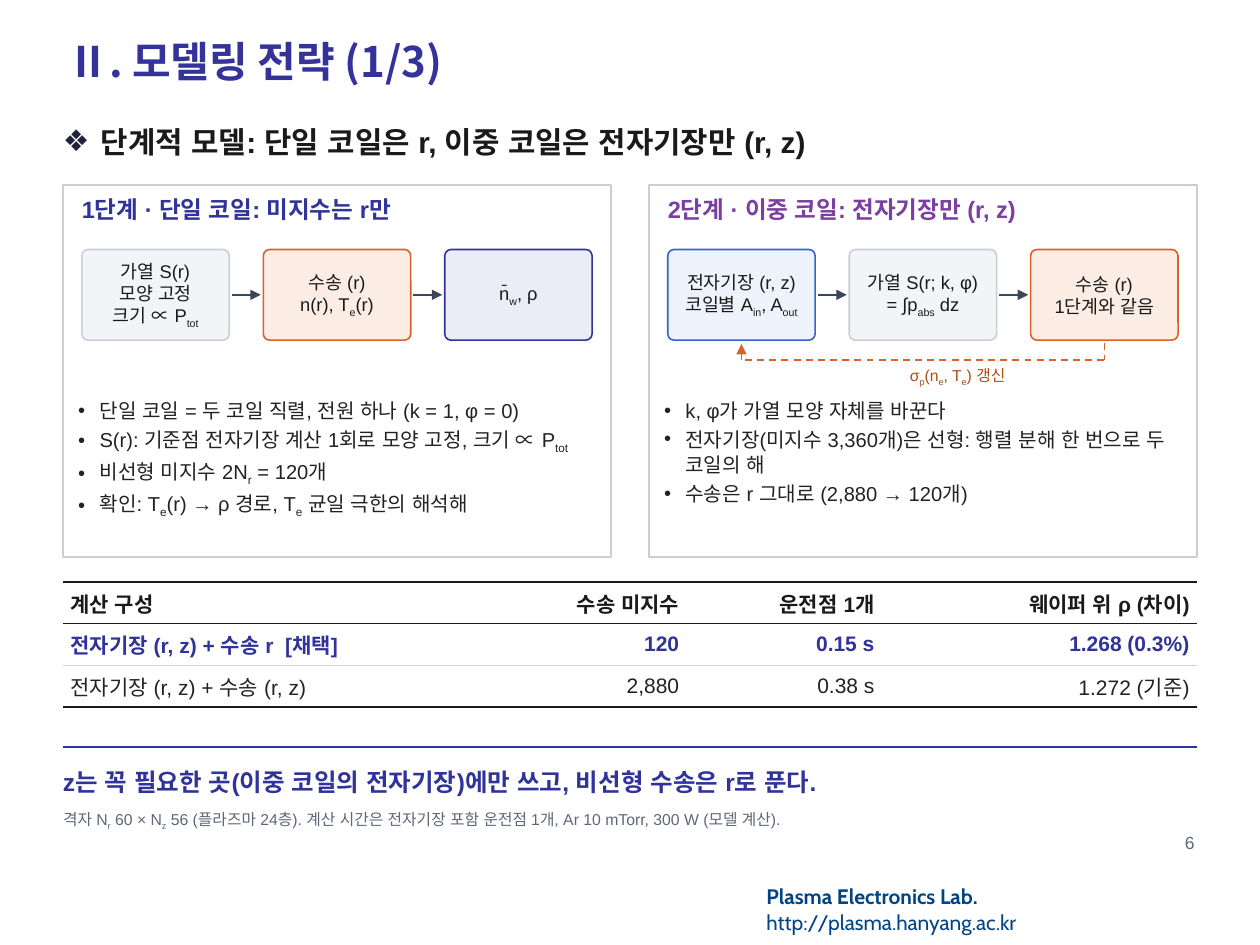
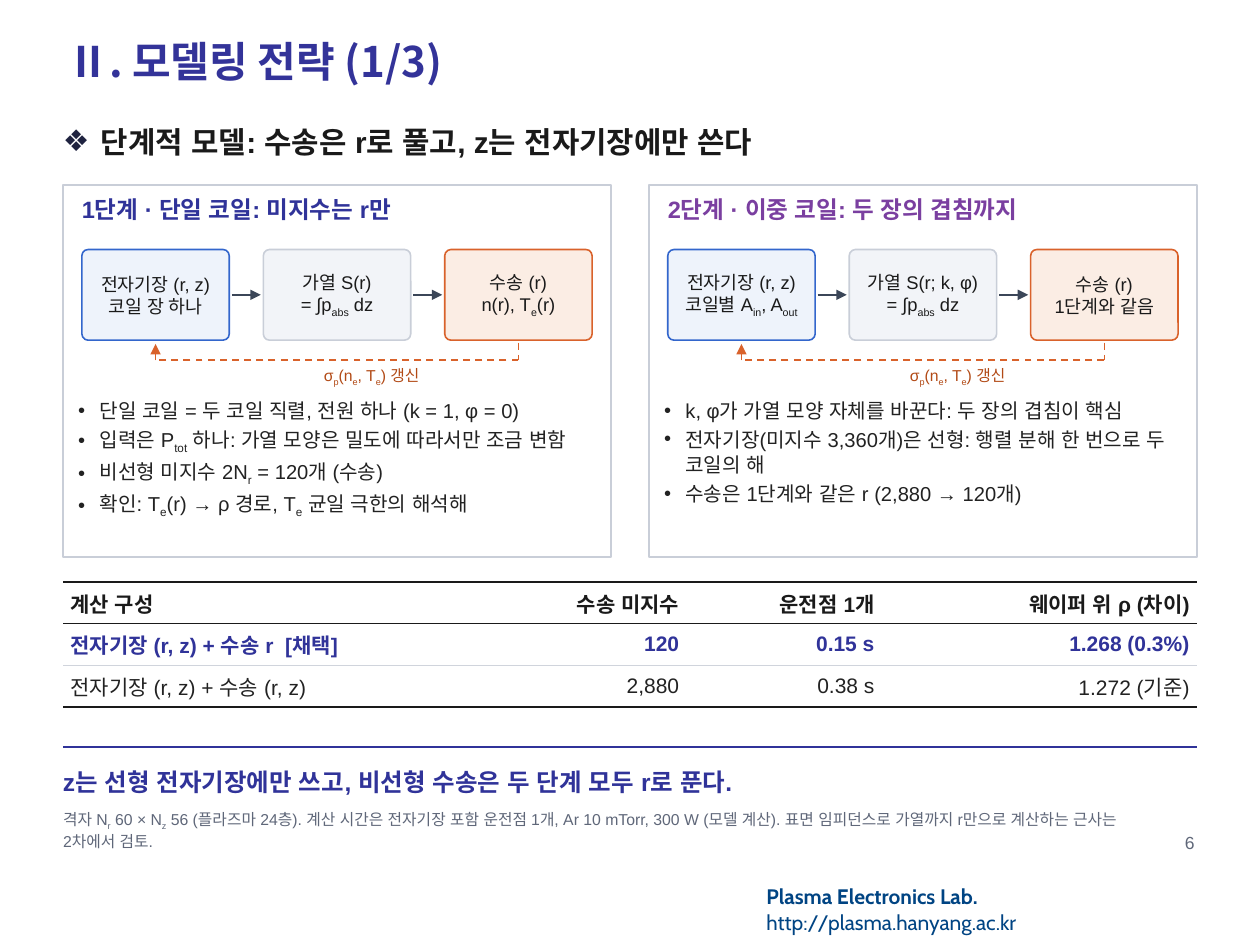
Before and after one commit to garlicjam-pyo/plasma, a slide deck: slide 6 of presentations/1차발표_피드백반영판.pptx. Drawn at 1260x945 pixels with LibreOffice and Linux fonts; fonts in the diff are those of the drawing; background and template pictures are left out. Boxes give left, top, right and bottom in pixels: in the first picture for what was removed or moved away, otherwise in the second. Text is boxed around its words. In the diff, an @@ line names an element or a change of style, - is before the commit and + after.

```diff
--- a/presentations/1차발표_피드백반영판.pptx
+++ b/presentations/1차발표_피드백반영판.pptx
@@ text at (x1=101, y1=128, x2=752, y2=158): text changed @@
-❖ 단계적 모델: 단일 코일은 r, 이중 코일은 전자기장만 (r, z)
+❖ 단계적 모델: 수송은 r로 풀고, z는 전자기장에만 쓴다
@@ text at (x1=668, y1=198, x2=1018, y2=220): text changed @@
-2단계 · 이중 코일: 전자기장만 (r, z)
+2단계 · 이중 코일: 두 장의 겹침까지
@@ rounded rectangle added at (x1=82, y1=249, x2=229, y2=340), fill #EEF3FB, outline #3366CC 0.9 pt, 10.5 pt, text #1A1A1A @@
+전자기장 (r, z)
+코일 장 하나
@@ rounded rectangle "가열 S(r)" moved from (x1=82, y1=249, x2=229, y2=340) to (x1=263, y1=249, x2=411, y2=340) @@
@@ rounded rectangle "수송 (r)" moved from (x1=263, y1=249, x2=411, y2=340) to (x1=445, y1=249, x2=592, y2=340) @@
@@ rounded rectangle removed at (x1=445, y1=249, x2=592, y2=340) @@
-n̄w, ρ
@@ text in rounded rectangle at (x1=354, y1=297, x2=373, y2=311): text changed @@
-모양 고정
-크기 ∝ Ptot
+= ∫pabs dz
@@ arrow added from (156, 360) to (156, 344), #D9622B 1 pt @@
@@ line added from (519, 343) to (519, 360), #D9622B 1 pt dashed @@
@@ line added from (519, 360) to (156, 360), #D9622B 1 pt dashed @@
@@ text added at (x1=390, y1=368, x2=419, y2=382), 9 pt, text #B24A16 @@
+σp(ne, Te) 갱신
@@ text at (x1=685, y1=401, x2=1123, y2=422): text changed @@
-• k, φ가 가열 모양 자체를 바꾼다
+• k, φ가 가열 모양 자체를 바꾼다: 두 장의 겹침이 핵심
@@ text at (x1=100, y1=430, x2=566, y2=483): text changed @@
-• S(r): 기준점 전자기장 계산 1회로 모양 고정, 크기 ∝ Ptot
-• 비선형 미지수 2Nr = 120개
+• 입력은 Ptot 하나: 가열 모양은 밀도에 따라서만 조금 변함
+• 비선형 미지수 2Nr = 120개 (수송)
@@ text at (x1=685, y1=484, x2=1022, y2=505): text changed @@
-• 수송은 r 그대로 (2,880 → 120개)
+• 수송은 1단계와 같은 r (2,880 → 120개)
@@ text at (x1=63, y1=770, x2=732, y2=795): text changed @@
-z는 꼭 필요한 곳(이중 코일의 전자기장)에만 쓰고, 비선형 수송은 r로 푼다.
+z는 선형 전자기장에만 쓰고, 비선형 수송은 두 단계 모두 r로 푼다.
@@ text at (x1=63, y1=812, x2=1117, y2=848): text changed @@
-격자 Nr 60 × Nz 56 (플라즈마 24층). 계산 시간은 전자기장 포함 운전점 1개, Ar 10 mTorr, 300 W (모델 계산).
+격자 Nr 60 × Nz 56 (플라즈마 24층). 계산 시간은 전자기장 포함 운전점 1개, Ar 10 mTorr, 300 W (모델 계산). 표면 임피던스로 가열까지 r만으로 계산하는 근사는 2차에서 검토.
```
Also in this commit, not shown: 7 other slides changed, 7 other files.
